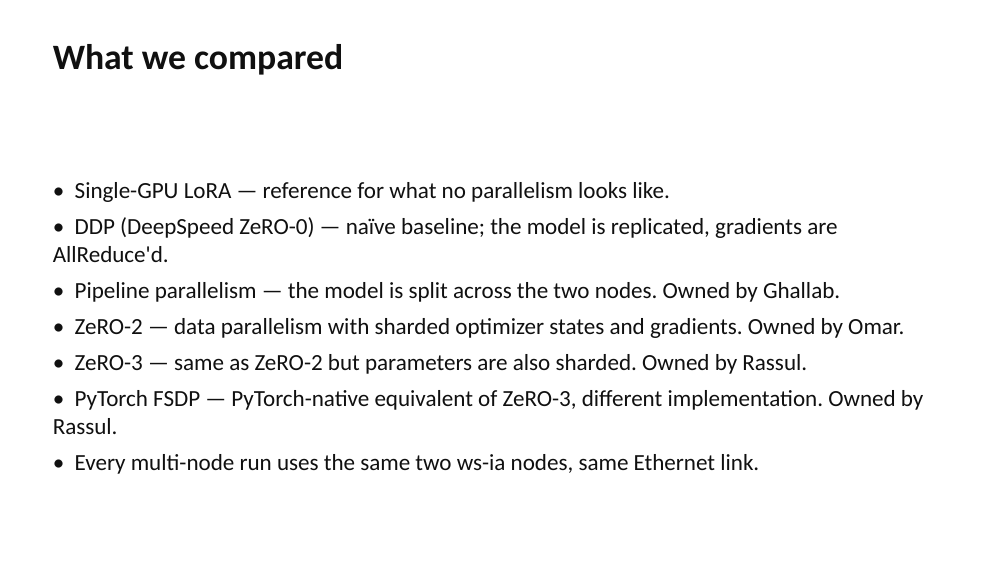
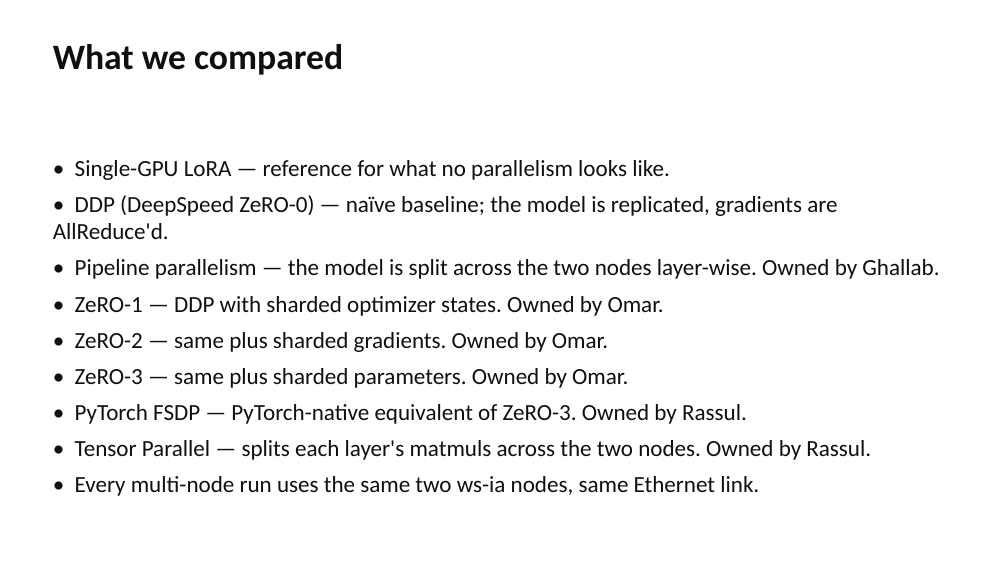
Before and after one commit to rassulmagauin/ml710, a slide deck: slide 5 of presentation/ML710_LLaVA_Parallelism.pptx. Drawn at 1008x567 pixels with LibreOffice and Linux fonts; fonts in the diff are those of the drawing. Boxes give left, top, right and bottom in pixels: in the first picture for what was removed or moved away, otherwise in the second. Text is boxed around its words. In the diff, an @@ line names an element or a change of style, - is before the commit and + after.

```diff
--- a/presentation/ML710_LLaVA_Parallelism.pptx
+++ b/presentation/ML710_LLaVA_Parallelism.pptx
@@ text at bbox=[75, 259, 939, 460]: text changed @@
-• Pipeline parallelism — the model is split across the two nodes. Owned by Ghallab.
-• ZeRO-2 — data parallelism with sharded optimizer states and gradients. Owned by Omar.
-• ZeRO-3 — same as ZeRO-2 but parameters are also sharded. Owned by Rassul.
-• PyTorch FSDP — PyTorch-native equivalent of ZeRO-3, different implementation. Owned by Rassul.
+• Pipeline parallelism — the model is split across the two nodes layer-wise. Owned by Ghallab.
+• ZeRO-1 — DDP with sharded optimizer states. Owned by Omar.
+• ZeRO-2 — same plus sharded gradients. Owned by Omar.
+• ZeRO-3 — same plus sharded parameters. Owned by Omar.
+• PyTorch FSDP — PyTorch-native equivalent of ZeRO-3. Owned by Rassul.
+• Tensor Parallel — splits each layer's matmuls across the two nodes. Owned by Rassul.
```
Also in this commit, not shown: 10 other slides changed, 5 slides added, 5 slides removed, 31 other files.
